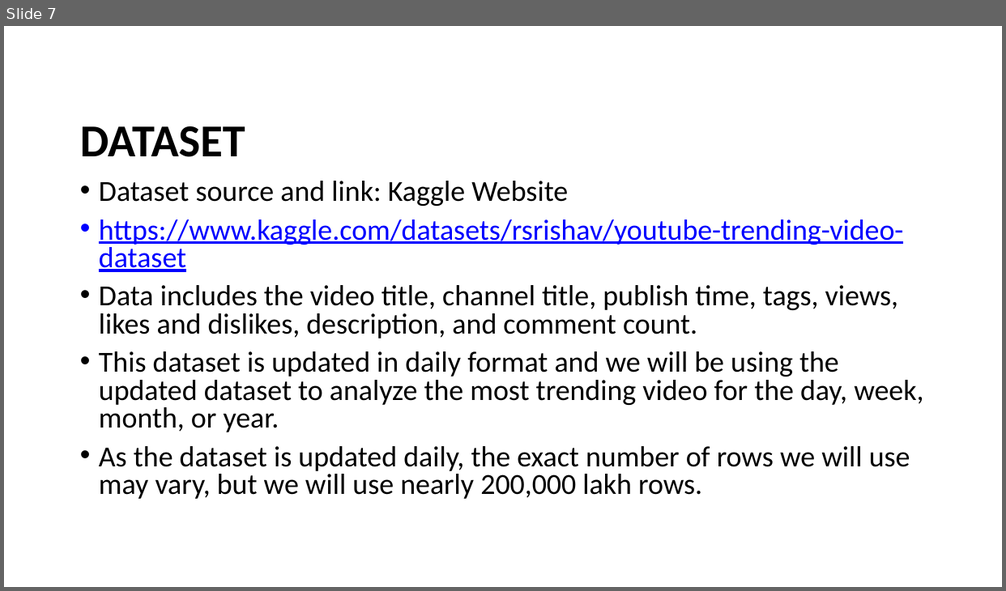
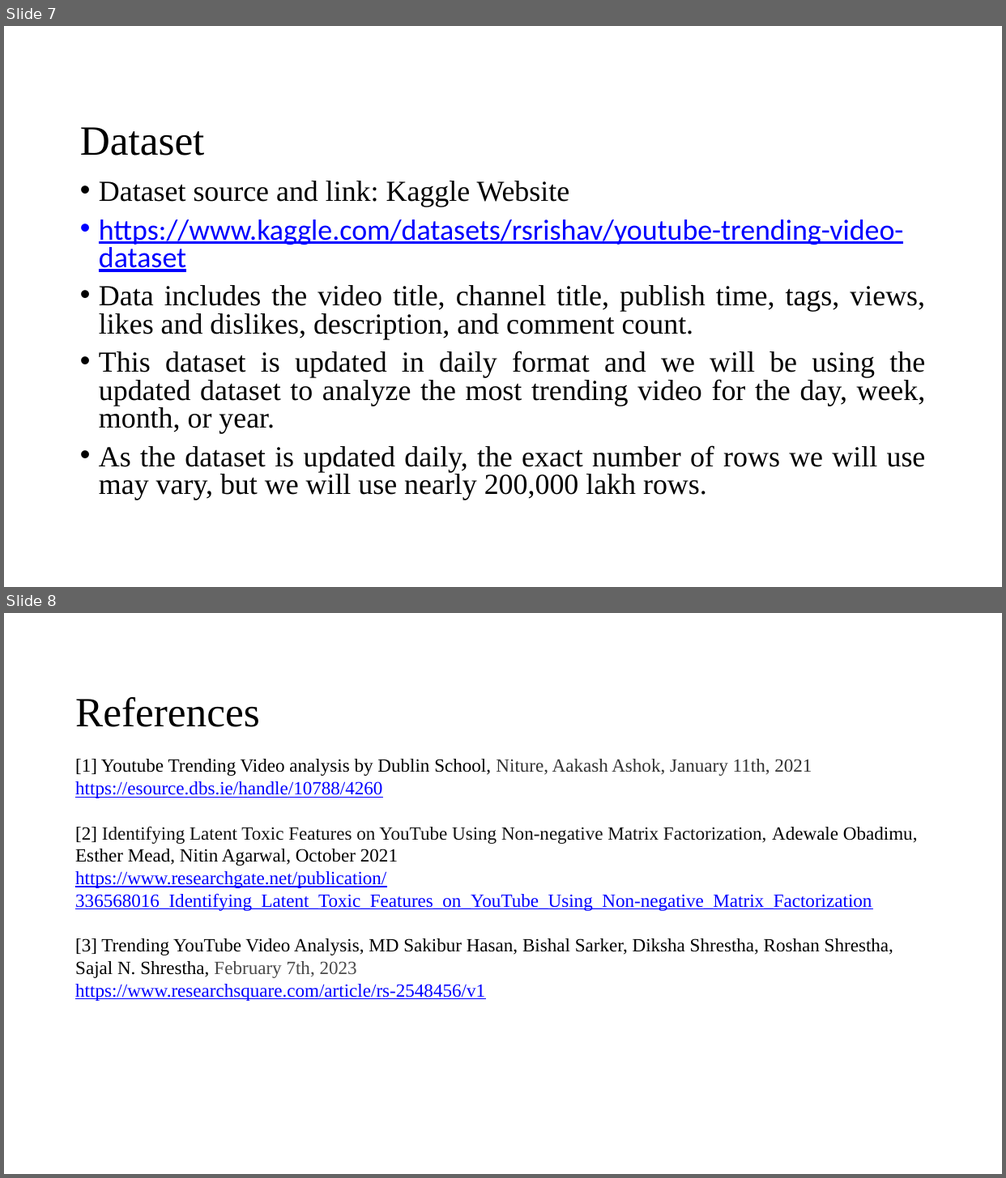
Before and after one commit to VamshiKrishna-1/Youtube_Video_Analysis_and_Prediction, a slide deck: Phase1.pptx. Shown one above the other, each under a label of ours: slide 7 before the commit, slides 7 and 8 after it. The pictures are 1006x591 and 1006x1178 pixels, drawn with LibreOffice and Linux fonts; fonts in the diff are those of the drawing; background and template pictures are left out. Boxes give left, top, right and bottom in pixels: in the first picture for what was removed or moved away, otherwise in the second. Text is boxed around its words. In the diff, an @@ line names an element or a change of style, - is before the commit and + after.

```diff
--- a/Phase1.pptx
+++ b/Phase1.pptx
@@ slide 8 added at bbox=[4, 613, 1002, 1174], background #FFFFFF @@
@@ text added at bbox=[75, 697, 260, 727], 40 pt, text #000000 @@
+References
@@ text added at bbox=[75, 759, 918, 1001], 18 pt, text #0000FF @@
+[1] Youtube Trending Video analysis by Dublin School, Niture, Aakash Ashok, January 11th, 2021
+https://esource.dbs.ie/handle/10788/4260
+[2] Identifying Latent Toxic Features on YouTube Using Non-negative Matrix Factorization, Adewale Obadimu, Esther Mead, Nitin Agarwal, October 2021
+https://www.researchgate.net/publication/336568016_Identifying_Latent_Toxic_Features_on_YouTube_Using_Non-negative_Matrix_Factorization
+[3] Trending YouTube Video Analysis, MD Sakibur Hasan, Bishal Sarker, Diksha Shrestha, Roshan Shrestha, Sajal N. Shrestha, February 7th, 2023
+https://www.researchsquare.com/article/rs-2548456/v1
@@ slide 7 changed as well @@
@@ text at bbox=[80, 127, 205, 156]: text changed; size 44 to 40 pt; font Calibri to Times New Roman; bold off @@
-DATASET
+Dataset
@@ text at bbox=[99, 181, 926, 501]: font Calibri to Times New Roman in "Dataset source and link: Kaggle Website", "Data includes the video title, channel title, ...", "This dataset is updated in daily format ...", "As the dataset is updated daily, the ..."; alignment left to justified @@
```
Also in this commit, not shown: 6 other slides changed, 1 slide removed, 1 other file.
